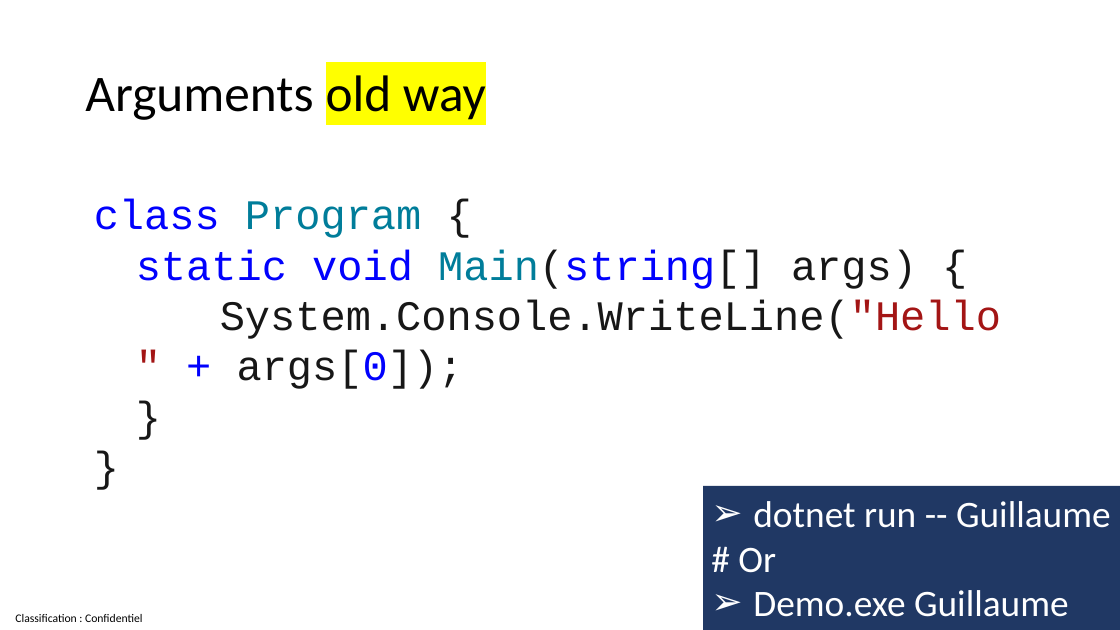
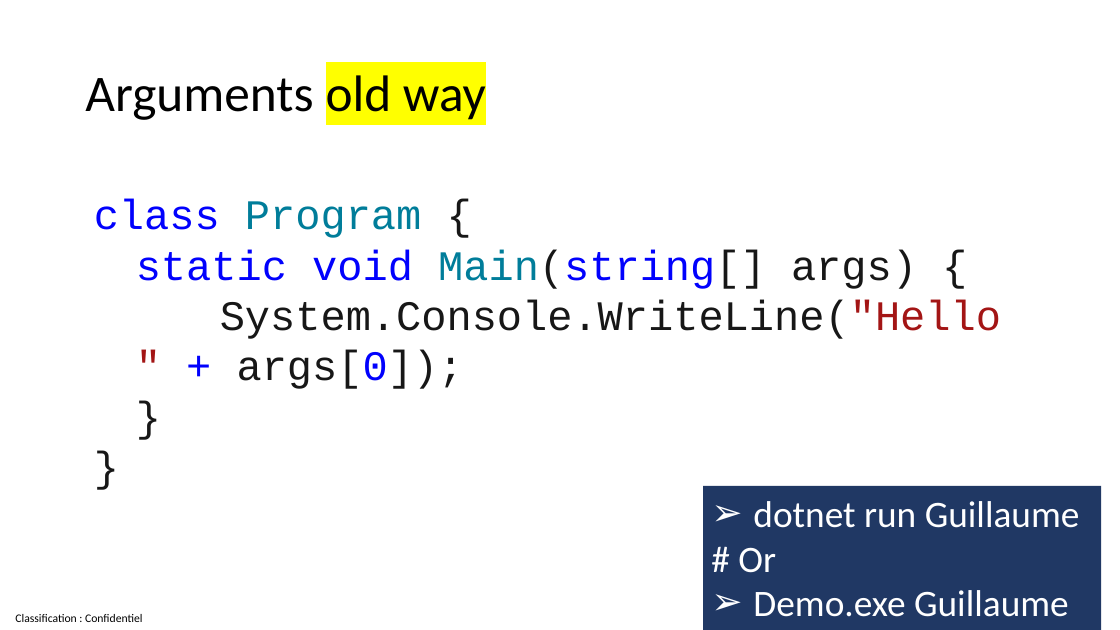
Before and after one commit to guillaume-chervet/course.dotnet, a slide deck: slide 57 of documentations/dotnet8.pptx. Drawn at 1120x630 pixels with LibreOffice and Linux fonts; fonts in the diff are those of the drawing. Boxes give left, top, right and bottom in pixels: in the first picture for what was removed or moved away, otherwise in the second. Text is boxed around its words. In the diff, an @@ line names an element or a change of style, - is before the commit and + after.

```diff
--- a/documentations/dotnet8.pptx
+++ b/documentations/dotnet8.pptx
@@ rectangle "dotnet run Guillaume": place and size @@
-rectangle "dotnet run Guillaume" at <box>703,486,1120,630</box>
+rectangle "dotnet run Guillaume" at <box>703,486,1102,630</box>
@@ text in rectangle at <box>753,501,1080,528</box>: text changed @@
-➢ dotnet run -- Guillaume
+➢ dotnet run Guillaume
```
Also in this commit, not shown: 11 other slides changed, 1 slide added.
